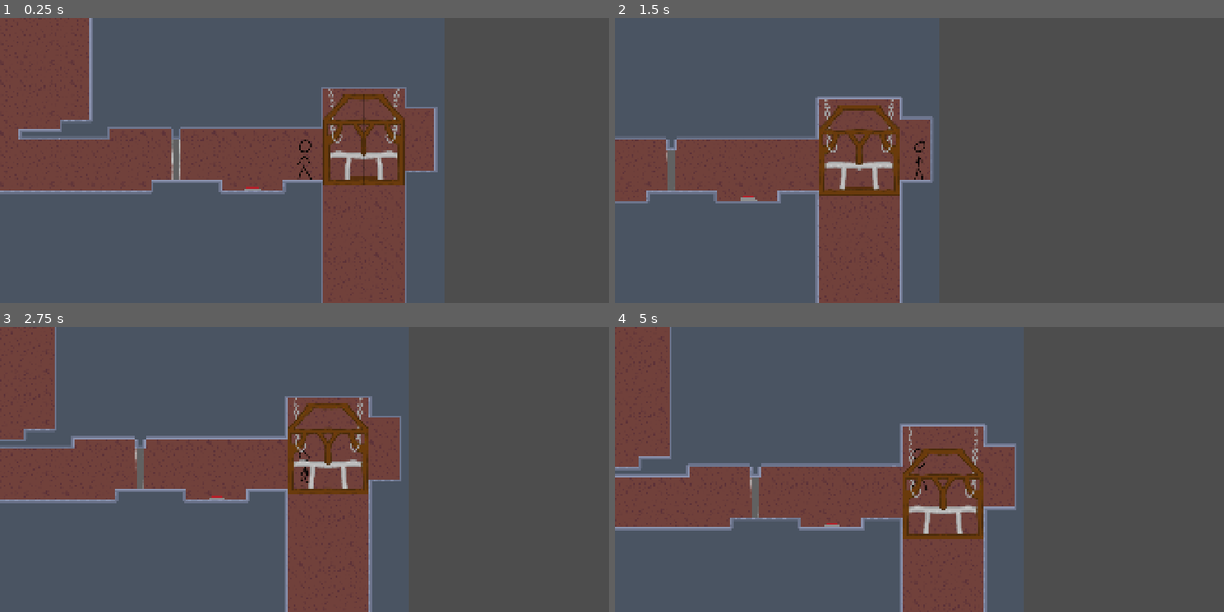
Above: before the commit, frames 1-4 (two rows, left to right).
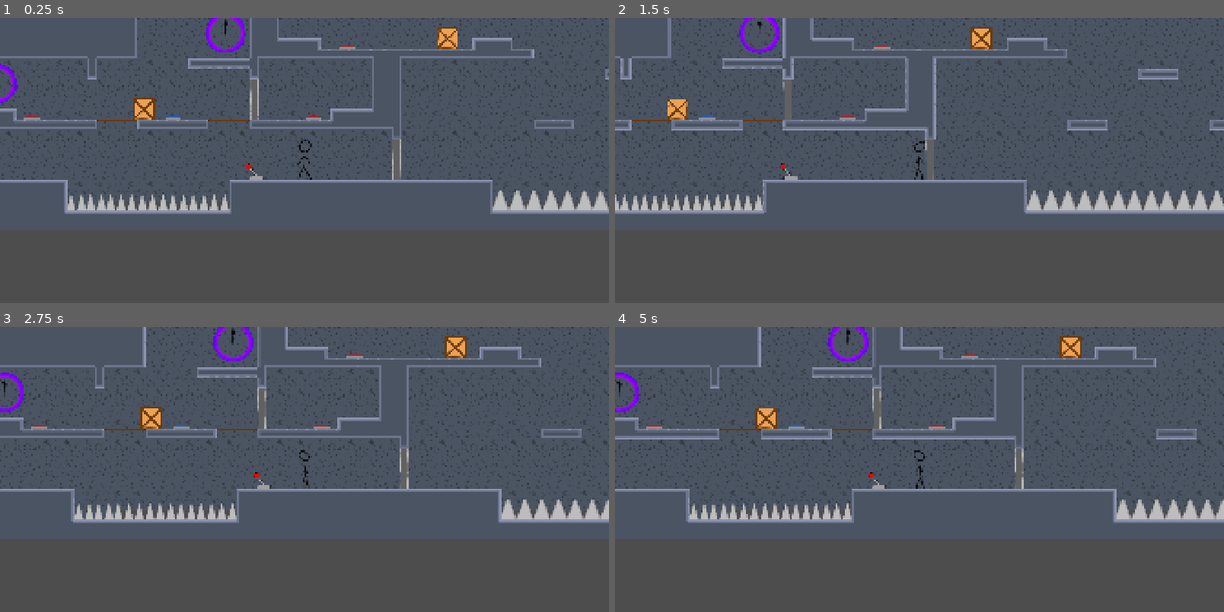
Above: after the commit, the same moments.

Repository: Crimbane/puzzle-platformer
Game: Godot game, scene res://Scenes/main.tscn
Same seed, same stepped clock (60 frames per second), same inputs: the game is played once before the commit and once after it.
Inputs:
- Up to frame 1 (0.25 s): no input
- Up to frame 2 (1.5 s): tap Enter at 0.5 s; hold D (Move Right) from 0.53 s (still down); tap E (Interact, bound only after the commit) at 0.6 s; tap Space (Jump) at 0.77 s; tap C (Crouch) at 1.35 s
- Up to frame 3 (2.75 s): tap Space (Jump) at 1.52 s; tap E (Interact, bound only after the commit) at 1.55, 2.1 s; release D (Move Right) at 2.03 s; hold A (Move Left) from 2.03 s (still down)
- Up to frame 4 (5 s): release A (Move Left) at 2.78 s; hold D (Move Right) 2.78-4.28 s; tap E (Interact, bound only after the commit) at 2.85, 3.8, 4.35 s; tap Space (Jump) at 3.02, 3.77, 4.52 s; tap C (Crouch) at 3.6 s; hold A (Move Left) from 4.28 s (still down)

The runs differ from the first frame. In frame 1, 34% of the frame differs, in the area x 0-100%, y 0-100%; in frame 2, 25%; in frame 3, 31%; in frame 4, 30%.

Commit message:
Lever functionality
- Added lever functionality.
  - Activated by pressing E while standing on it.
  - It resets positions of specified boxes.

- Fixed bug where inverted doors kept changing initial position in the editor.

Diff:
--- /dev/null
+++ b/Scenes/lever.tscn
@@ -0,0 +1,35 @@
+[gd_scene format=3 uid="uid://u6ix6f1b455b"]
+
+[ext_resource type="Script" uid="uid://6646k1gtdxam" path="res://Scripts/lever.gd" id="1_6kuia"]
+[ext_resource type="Texture2D" uid="uid://s2vrhoh0b4cr" path="res://Assets/Art/Lever.png" id="1_wv1st"]
+
+[sub_resource type="RectangleShape2D" id="RectangleShape2D_fjc7g"]
+size = Vector2(42, 39)
+
+[node name="Lever" type="Area2D" unique_id=670092759]
+script = ExtResource("1_6kuia")
+
+[node name="Lever" type="Sprite2D" parent="." unique_id=778510162]
+texture = ExtResource("1_wv1st")
+
+[node name="CollisionShape2D" type="CollisionShape2D" parent="." unique_id=1743367092]
+position = Vector2(0, -1.5)
+shape = SubResource("RectangleShape2D_fjc7g")
+
+[node name="Label" type="Label" parent="." unique_id=270450469]
+visible = false
+z_index = 1000
+offset_left = -181.0
+offset_top = -89.0
+offset_right = 180.0
+offset_bottom = -44.0
+theme_override_constants/outline_size = 4
+theme_override_font_sizes/font_size = 24
+text = "Press 'E' to reset boxes."
+horizontal_alignment = 1
+
+[node name="Timer" type="Timer" parent="." unique_id=447386736]
+wait_time = 3.0
+one_shot = true
+
+[connection signal="timeout" from="Timer" to="." method="_on_timer_timeout"]
--- a/Scenes/main.tscn
+++ b/Scenes/main.tscn
@@ -13,9 +13,9 @@
 [ext_resource type="Script" uid="uid://ctwrgfi0jjep8" path="res://Scripts/elevator.gd" id="11_fdnlq"]
 [ext_resource type="PackedScene" uid="uid://d2bmvbksqq2fv" path="res://Scenes/lock.tscn" id="12_6iyac"]
 [ext_resource type="PackedScene" uid="uid://dxq2pjg1ba575" path="res://Scenes/portal.tscn" id="13_fdnlq"]
+[ext_resource type="PackedScene" uid="uid://u6ix6f1b455b" path="res://Scenes/lever.tscn" id="13_h1bgf"]
 [ext_resource type="Texture2D" uid="uid://c4yb8b7bjr6c4" path="res://Assets/Art/Tiles/Background.png" id="13_jkdf5"]
 [ext_resource type="PackedScene" uid="uid://bwghxjlasmyb8" path="res://Scenes/wooden_platform.tscn" id="16_k12tt"]
-[ext_resource type="Texture2D" uid="uid://s2vrhoh0b4cr" path="res://Assets/Art/Lever.png" id="17_h1bgf"]
 
 [sub_resource type="TileSetAtlasSource" id="TileSetAtlasSource_wsu2k"]
 texture = ExtResource("13_jkdf5")
@@ -63,7 +63,7 @@
 position = Vector2(3472, 2560)
 
 [node name="Door3" parent="Doors" unique_id=996733788 instance=ExtResource("7_344ge")]
-position = Vector2(2256, 1760)
+position = Vector2(2256, 2144)
 inverted = true
 
 [node name="Door4" parent="Doors" unique_id=105503992 instance=ExtResource("7_344ge")]
@@ -73,7 +73,7 @@
 position = Vector2(1808, 2368)
 
 [node name="Door6" parent="Doors" unique_id=2137757128 instance=ExtResource("7_344ge")]
-position = Vector2(1296, 1984)
+position = Vector2(1296, 2368)
 inverted = true
 
 [node name="Door7" parent="Doors" unique_id=380843093 instance=ExtResource("7_344ge")]
@@ -209,7 +209,7 @@
 text = "Secret text"
 
 [node name="Player" parent="." unique_id=1687183133 instance=ExtResource("2_8gbba")]
-position = Vector2(4165, 584)
+position = Vector2(1966, 2541)
 
 [node name="Level design ref" type="Sprite2D" parent="." unique_id=1381956689]
 visible = false
@@ -229,6 +229,10 @@
 position = Vector2(4352, 2529)
 script = ExtResource("11_fdnlq")
 
+[node name="Lever" parent="." unique_id=670092759 node_paths=PackedStringArray("boxes") instance=ExtResource("13_h1bgf")]
+position = Vector2(1815, 2606)
+boxes = [NodePath("../Boxes/Box6"), NodePath("../Boxes/Box7")]
+
 [node name="TileMapForeground" parent="." unique_id=1070660664 instance=ExtResource("7_6bp64")]
 tile_map_data = PackedByteArray("AAAAABEAAgAAAAAAAAABABEAAgABAAAAAAACABEAAgABAAAAAAADABEAAgABAAAAAAAEABEAAgABAAAAAAAFAB …(133088 unchanged characters)…
 
@@ -241,11 +245,12 @@
 [node name="Lock" parent="." unique_id=1539881253 instance=ExtResource("12_6iyac")]
 position = Vector2(2743, 537)
 
-[node name="Lever" type="Sprite2D" parent="." unique_id=1368093583]
-position = Vector2(1894, 2606)
-texture = ExtResource("17_h1bgf")
-
 [node name="Spikes2" parent="." unique_id=1516483598 instance=ExtResource("6_21xkr")]
 position = Vector2(2975, 667)
 
 [connection signal="body_entered" from="Spikes/Spikes1" to="Player" method="_on_spikes_body_entered"]
+[connection signal="leverInteract" from="Player" to="Lever" method="_on_lever_interacted"]
+[connection signal="body_entered" from="Lever" to="Player" method="_on_lever_body_entered"]
+[connection signal="body_entered" from="Lever" to="Lever" method="_on_body_entered"]
+[connection signal="body_exited" from="Lever" to="Player" method="_on_lever_body_exited"]
+[connection signal="body_exited" from="Lever" to="Lever" method="_on_body_exited"]
--- a/Scripts/button.gd
+++ b/Scripts/button.gd
@@ -24,7 +24,7 @@
 			#self.button_pressed.connect(door._on_button_pressed)
 			#self.button_unpressed.connect(door._on_button_unpressed)
 			doorPositions.append(Vector2(door.position.y, door.position.y-128))
-			if door.inverted:
+			if door.inverted && not Engine.is_editor_hint():
 				door.position.y -= 128
 
 func _on_body_entered(body: Node2D) -> void:
--- /dev/null
+++ b/Scripts/lever.gd
@@ -0,0 +1,38 @@
+extends Area2D
+
+@export var boxes: Array[RigidBody2D]
+var boxPositions: Array[Vector2]
+
+var onLever = false
+
+func _ready() -> void:
+	for box in boxes:
+		if box != null:
+			boxPositions.append(Vector2(box.position.x, box.position.y))
+
+
+func _on_lever_interacted() -> void:
+	if $Timer.is_stopped():
+		$Timer.start()
+		$Lever.flip_h = true
+		$Label.visible = false
+		for box in boxes:
+			if box != null:
+				var i = boxes.find(box)
+				box.position = boxPositions[i]
+
+func _on_body_entered(_body: Node2D) -> void:
+	onLever = true
+	if $Timer.is_stopped():
+		$Label.visible = true
+
+
+func _on_body_exited(_body: Node2D) -> void:
+	onLever = false
+	$Label.visible = false
+
+
+func _on_timer_timeout() -> void:
+	$Lever.flip_h = false
+	if onLever:
+		$Label.visible = true
--- a/Scripts/player.gd
+++ b/Scripts/player.gd
@@ -6,6 +6,7 @@
 signal keyPickup
 signal keyUsed
 signal teleport(position)
+signal leverInteract
 
 const WALK_SPEED: = 200.0
 const CROUCH_SPEED: = 100.0
@@ -20,6 +21,7 @@
 var crouch: = false
 var inAir = false
 var inAirTimerStarted = false
+var onLever = false
 
 func _ready() -> void:
 	initialPosition = global_position
@@ -28,7 +30,7 @@
 	keyUsed.connect(onKeyUsed)
 	teleport.connect(onTeleport)
 
-func _process(delta):
+func _process(_delta):
 	if crouch == false and inAir == false:
 		$AnimatedSprite2D.offset.y = 0
 		$Sprite2D.offset.y = 0
@@ -52,6 +54,9 @@
 			$AnimatedSprite2D.flip_h = true
 		else:
 			$AnimatedSprite2D.animation = "crouch idle"
+
+	if onLever && Input.is_action_just_pressed("Interact"):
+		leverInteract.emit()
 
 
 func _physics_process(delta: float) -> void:
@@ -129,3 +134,11 @@
 
 func onTeleport(portalPosition):
 	global_position = portalPosition
+
+
+func _on_lever_body_entered(_body: Node2D) -> void:
+	onLever = true
+
+
+func _on_lever_body_exited(_body: Node2D) -> void:
+	onLever = false
--- a/project.godot
+++ b/project.godot
@@ -60,6 +60,11 @@
 , Object(InputEventKey,"resource_local_to_scene":false,"resource_name":"","device":-1,"window_id":0,"alt_pressed":false …(186 unchanged characters)…
 ]
 }
+Interact={
+"deadzone": 0.2,
+"events": [Object(InputEventKey,"resource_local_to_scene":false,"resource_name":"","device":-1,"window_id":0,"alt_pressed":false,"shift_pressed":false,"ctrl_pressed":false,"meta_pressed":false,"pressed":false,"keycode":0,"physical_keycode":69,"key_label":0,"unicode":101,"location":0,"echo":false,"script":null)
+]
+}
 
 [layer_names]
 
Not shown, added: Scripts/lever.gd.uid
